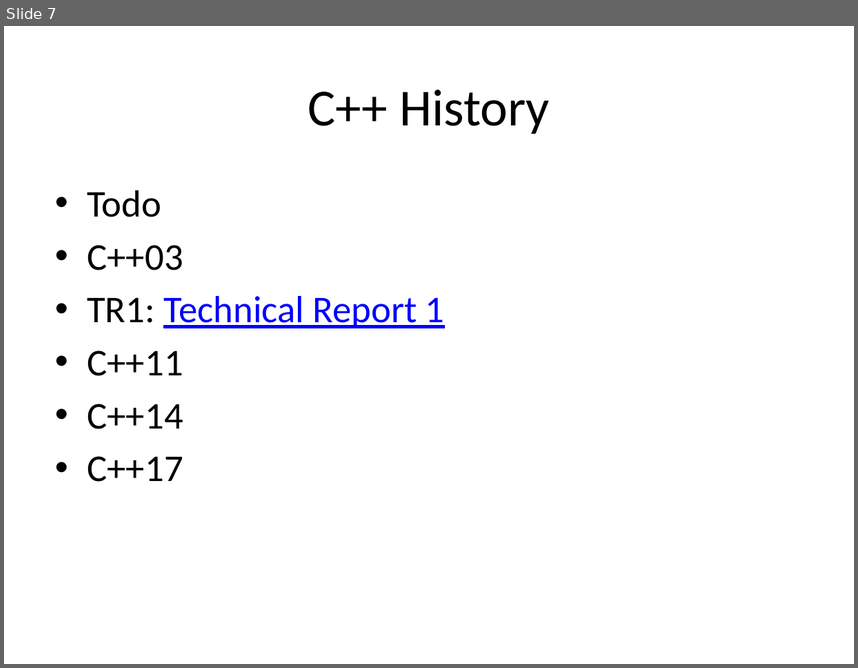
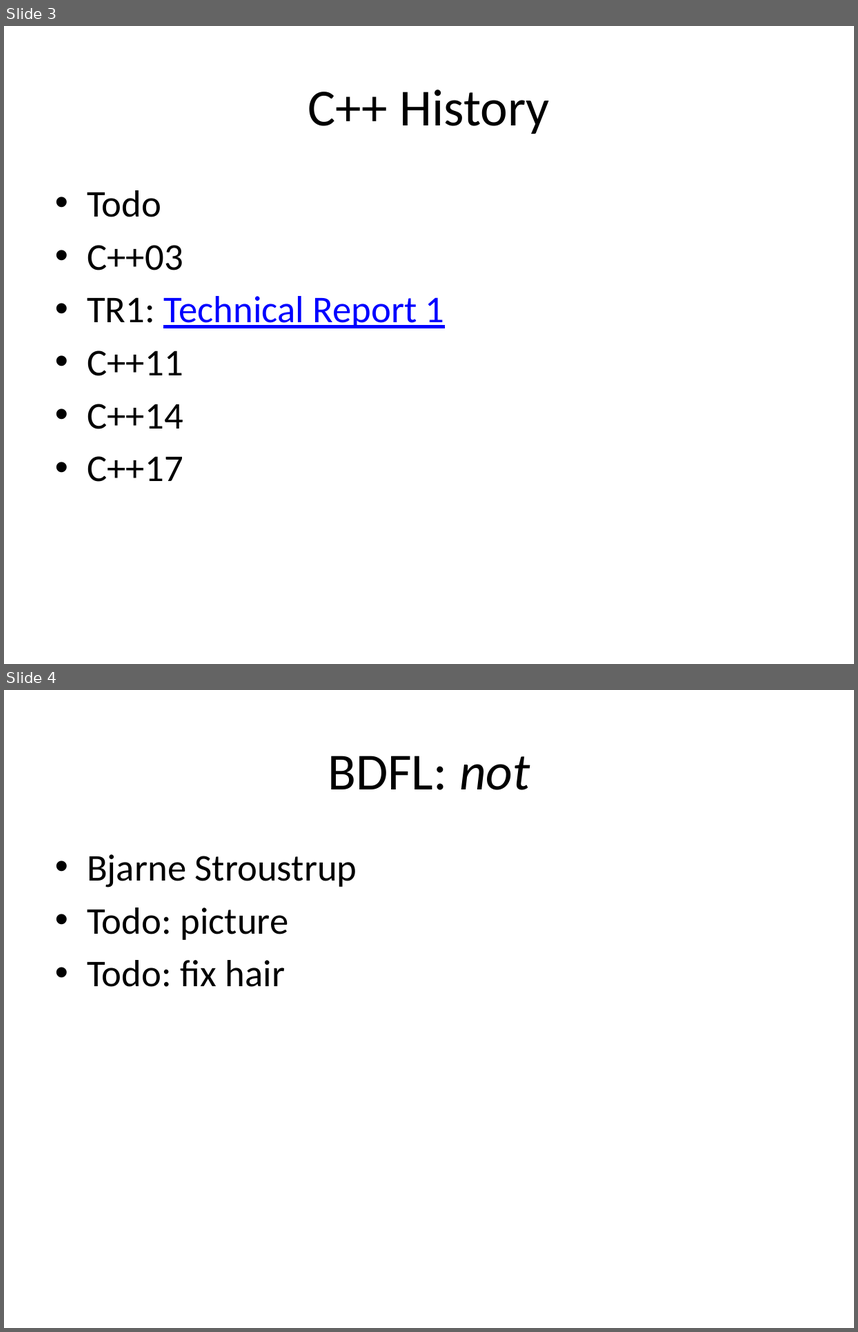
Before and after one commit to fellmad/FunWithCpp11, a slide deck: doc/Fun_with_C++11.pptx. Shown one above the other, each under a label of ours: slide 7 before the commit, slides 3 and 4 after it. The pictures are 858x668 and 858x1332 pixels, drawn with LibreOffice and Linux fonts; fonts in the diff are those of the drawing. Boxes give left, top, right and bottom in pixels: in the first picture for what was removed or moved away, otherwise in the second. Text is boxed around its words. In the diff, an @@ line names an element or a change of style, - is before the commit and + after.

```diff
--- a/doc/Fun_with_C++11.pptx
+++ b/doc/Fun_with_C++11.pptx
@@ slide 4 added at [4, 690, 854, 1328], background #FFFFFF @@
@@ title added at [328, 756, 530, 790], 44 pt, text #000000 @@
+BDFL: not
@@ text added at [87, 854, 357, 987], 32 pt, text #000000 @@
+• Bjarne Stroustrup
+• Todo: picture
+• Todo: fix hair
@@ what was slide 7 is now slide 3 @@
```
Also in this commit, not shown: 5 slides changed, 4 other slides added.
